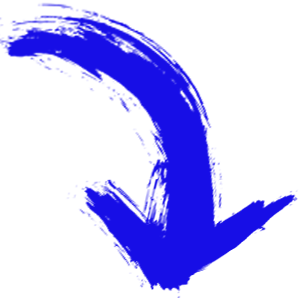
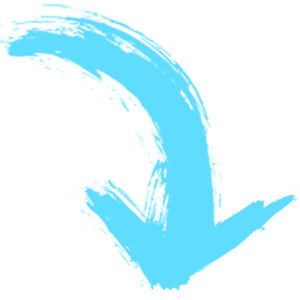
Layered file, before and after one edit (300px x 300px). Changes by layer:
painted on "Layer 1 copy" over [0,2,298,298]
